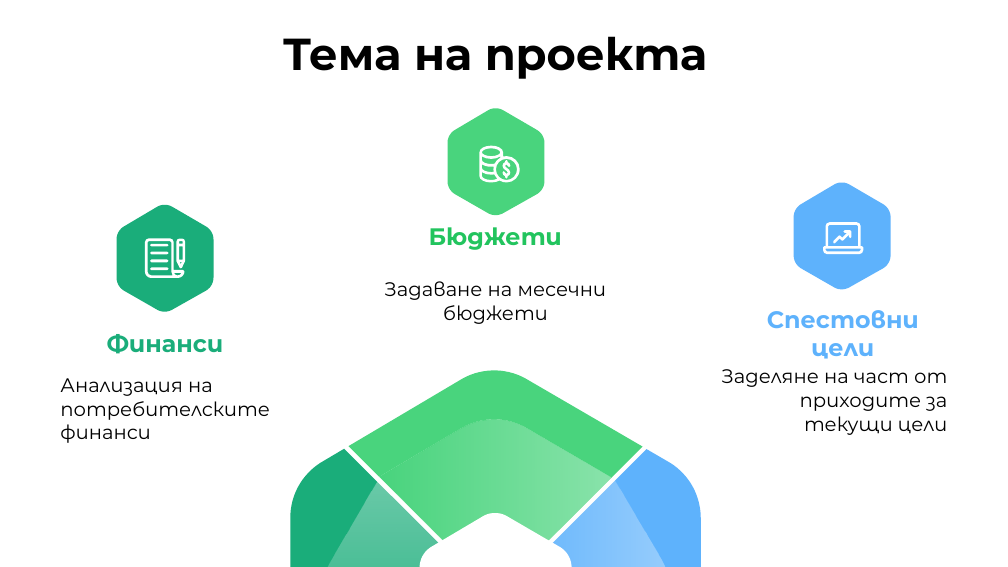
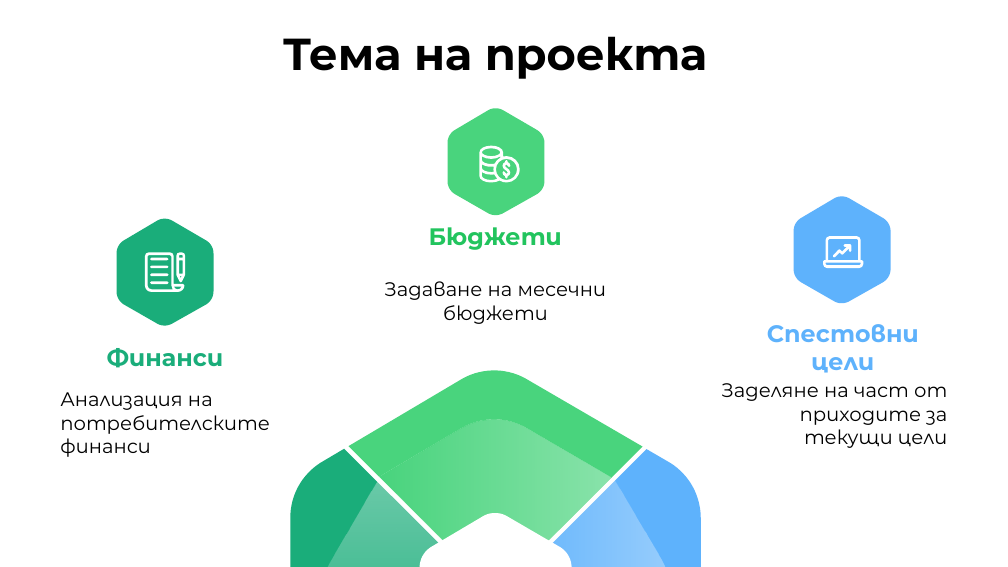
Before and after one commit to KKDinev20/Zira-2.0, a slide deck: slide 4 of documents/Zira - Presentation.pptx (slide 2 before the commit). Drawn at 1008x567 pixels with LibreOffice and Linux fonts; fonts in the diff are those of the drawing. Boxes give left, top, right and bottom in pixels: in the first picture for what was removed or moved away, otherwise in the second. Text is boxed around its words. In the diff, an @@ line names an element or a change of style, - is before the commit and + after.

Commit message:
Fix the presentation

```diff
--- a/documents/Zira - Presentation.pptx
+++ b/documents/Zira - Presentation.pptx
@@ 10 freeform shapes, 4 texts: place and size @@
-10 freeform shapes, 4 texts at [60,182,947,443]
+10 freeform shapes, 4 texts at [60,197,947,457]
```
